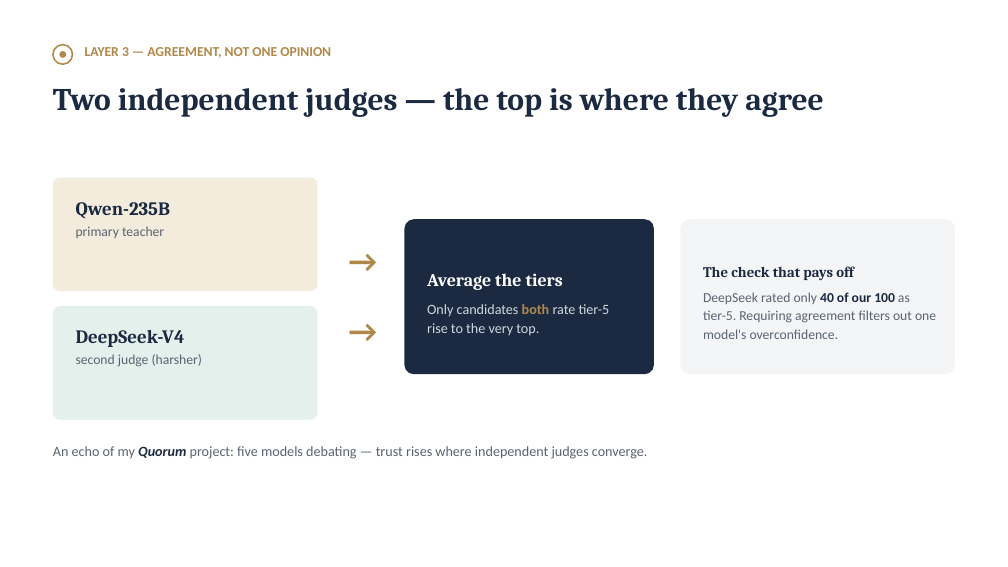
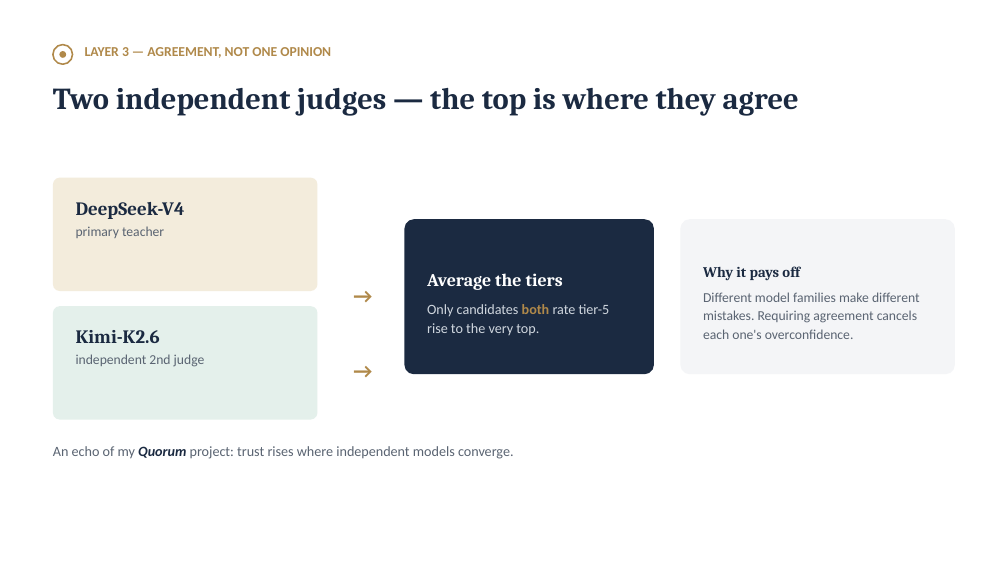
Before and after one commit to TheClazer/parakh, a slide deck: slide 11 of deck/parakh_deck.pptx (slide 7 before the commit). Drawn at 1008x567 pixels with LibreOffice and Linux fonts; fonts in the diff are those of the drawing. Boxes give left, top, right and bottom in pixels: in the first picture for what was removed or moved away, otherwise in the second. Text is boxed around its words. In the diff, an @@ line names an element or a change of style, - is before the commit and + after.

```diff
--- a/deck/parakh_deck.pptx
+++ b/deck/parakh_deck.pptx
@@ text "Two independent judges — the ..." at (53, 88, 799, 116): size 30 to 29 pt @@
@@ text at (76, 202, 185, 219): text changed @@
-Qwen-235B
+DeepSeek-V4
@@ text at (329, 219, 397, 371): paragraph removed @@
-→
@@ text "→" at (329, 219, 397, 371): size 30 to 20 pt @@
@@ text at (703, 266, 920, 339): text changed @@
-The check that pays off
-DeepSeek rated only 40 of our 100 as tier-5. Requiring agreement filters out one model's overconfidence.
+Why it pays off
+Different model families make different mistakes. Requiring agreement cancels each one's overconfidence.
@@ text added at (329, 295, 397, 446), 20 pt, text #B0894A, bold @@
+→
@@ text at (76, 330, 205, 367): text changed @@
-DeepSeek-V4
-second judge (harsher)
+Kimi-K2.6
+independent 2nd judge
@@ text at (53, 446, 514, 459): text changed @@
-An echo of my Quorum project: five models debating — trust rises where independent judges converge.
+An echo of my Quorum project: trust rises where independent models converge.
```
Also in this commit, not shown: 8 other slides changed, 7 slides added, 2 slides removed, 4 other files.
